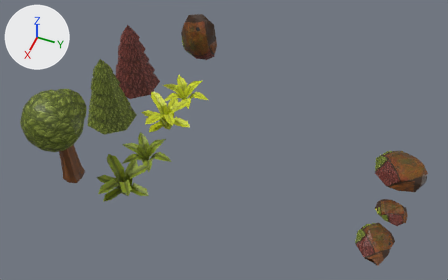
A saved change to the Blender file Assets/~~ART/3D MODELS/trees_rocksblend.blend.
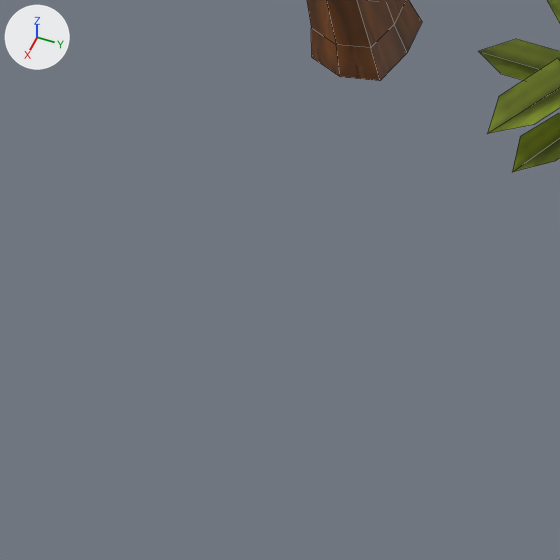
There are two pictures of each version: one whole from a 50 mm lens placed at (17.12, 6.98, 25.96), pointed at (-2.43, -0.94, 2.32), one close up on the part from 0% to 25% of the width and 60% to 100% of the height. The lights are fixed; the arrows at upper left show +X, +Y and +Z. The close-ups show mesh edges as thin lines.

Before the edit, the objects in view are built like this:
```python
me_cube_001 = bpy.data.meshes.new('Cube.001')
me_cube_001.from_pydata(...)  # 373 vertices, 356 faces, 12 loose edges; spans x -1.98..1.67, y -1.47..1.4, z -0.01..6.01
me_cube_001.materials.append(mat_texture)  # picture img_texture
me_plane_002 = bpy.data.meshes.new('Plane.002')
me_plane_002.from_pydata(...)  # 72 vertices, 32 faces; spans x -1.56..1.42, y -1.43..1.61, z 0.0..1.83
me_plane_002.materials.append(mat_texture)  # picture img_texture
ob_plane_002 = bpy.data.objects.new('Plane.002', me_plane_002)
ob_plane_002.location = (1.15, -4.96, 0.01)
ob_tree_1 = bpy.data.objects.new('tree_1', me_cube_001)
ob_tree_1.location = (1.11, -8.15, 0.0)
```
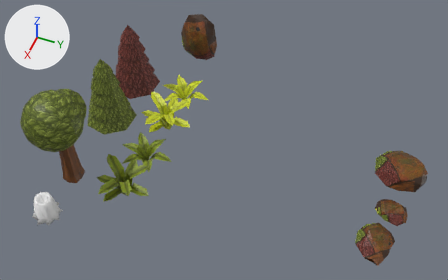
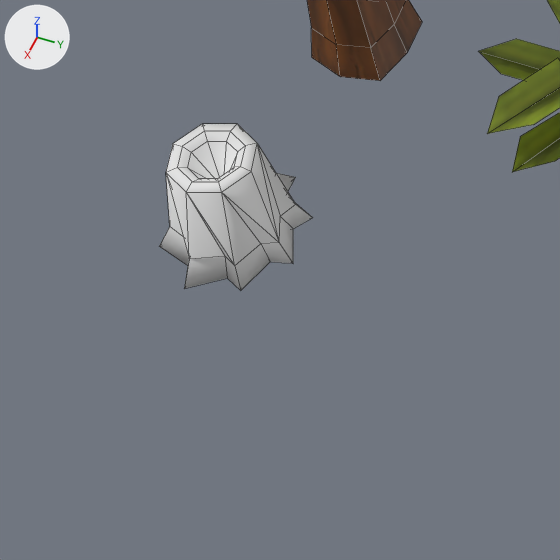
Where the change shows, as pixel boxes [x1, y1, x2, y2] in the close-ups (560 x 560 px):
'Cylinder.002', added: after [159, 124, 313, 290]

What changed in the scene script:
```text
Add mat_material_001_w2_jpg:
    mat_material_001_w2_jpg = diffuse_material('Material.001_w2.jpg')
    mat_material_001_w2_jpg.base_color = (0.8, 0.8, 0.8)  # white #e7e7e7
Add me_cylinder_002:
    me_cylinder_002.from_pydata(...)  # 58 vertices, 80 faces; spans x -2.74..2.63, y -2.67..1.59, z -2.44..2.6
    me_cylinder_002.polygons.foreach_set('use_smooth', [True] * 80)
    me_cylinder_002.materials.append(mat_material_001_w2_jpg)  # its picture is missing
Add ob_cylinder_002:
    ob_cylinder_002 = bpy.data.objects.new('Cylinder.002', me_cylinder_002)
    ob_cylinder_002.location = (3.68, -8.03, 0.89)
    ob_cylinder_002.rotation_euler = (1.571, 0.0, 0.0)  # degrees (90, 0, 0)
    ob_cylinder_002.scale = (0.298, 0.298, 0.298)
```
